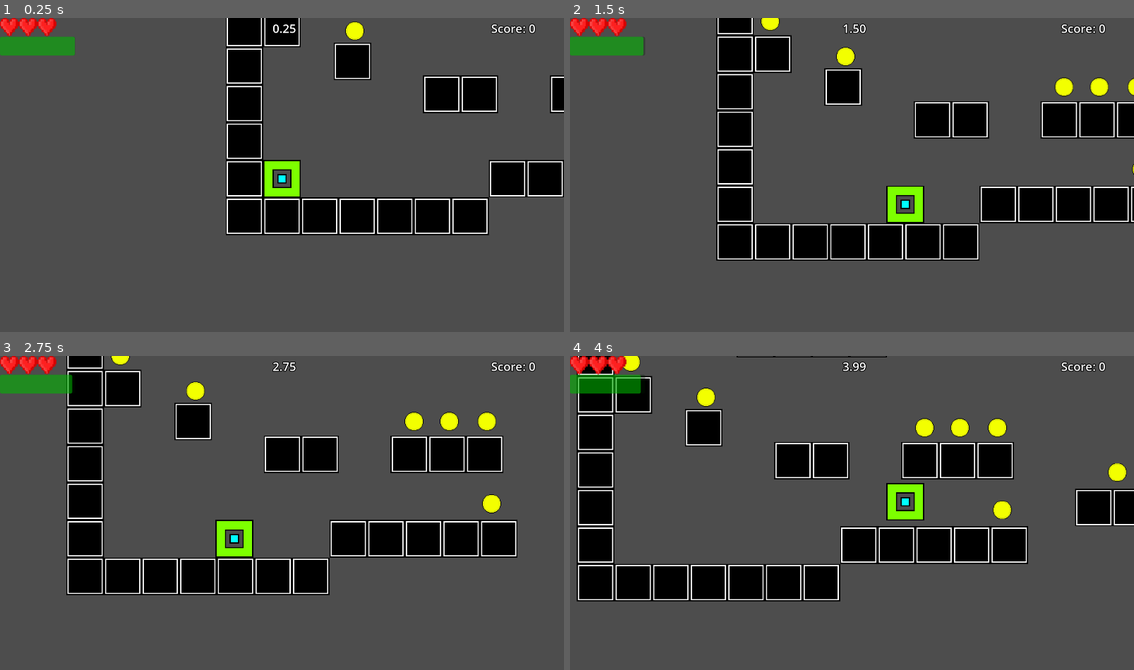
Above: before the commit, frames 1-4 (two rows, left to right).
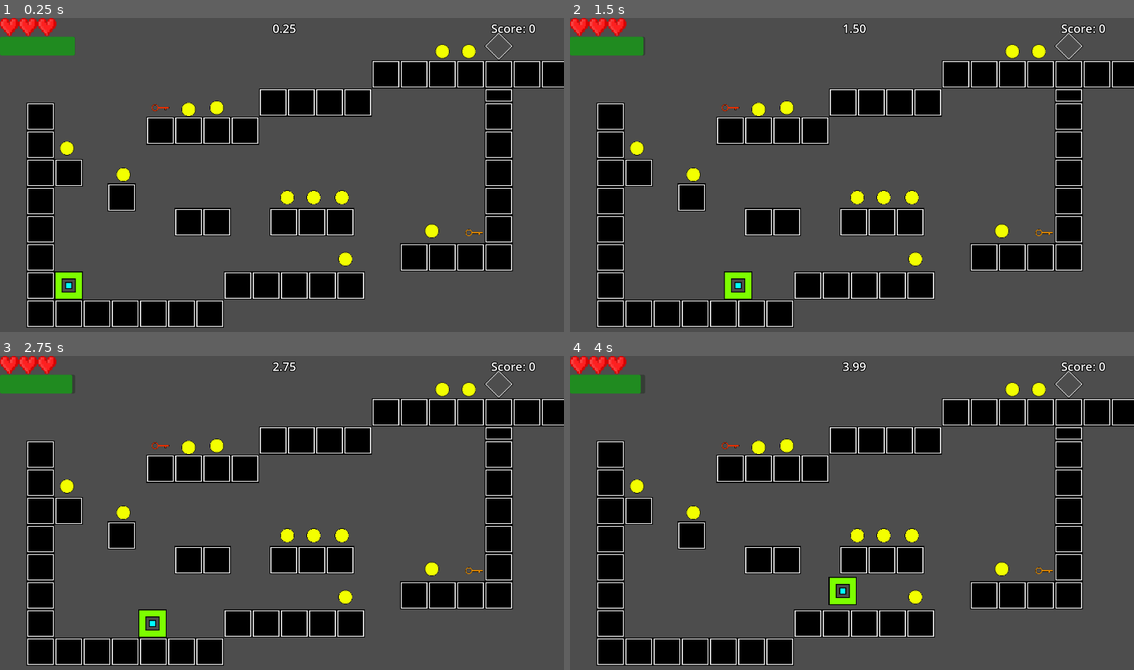
Above: after the commit, the same moments.

Repository: DavidWu531/Mystery-Odyssey
Game: Godot game, scene res://Scenes/main.tscn
Two runs of this game, one before a commit and one after it. Both use one fixed random seed, a clock stepped at 60 frames per second and the inputs below.
Inputs:
- Up to frame 1 (0.25 s): no input
- Up to frame 2 (1.5 s): hold D (Right) from 0.53 s (still down); tap S (FastDrop) at 0.6, 1.35 s; tap Space (Jump) at 0.77 s
- Up to frame 3 (2.75 s): tap Space (Jump) at 1.52 s; release D (Right) at 2.03 s; hold A (Left) from 2.03 s (still down); tap S (FastDrop) at 2.1 s
- Up to frame 4 (4 s): release A (Left) at 2.78 s; hold D (Right) from 2.78 s (still down); tap S (FastDrop) at 2.85, 3.6 s; tap Space (Jump) at 3.02, 3.77 s

The runs differ from the first frame. In frame 1, 33% of the frame differs, in the area x 4-100%, y 0-99%; in frame 2, 36%; in frame 3, 38%; in frame 4, 38%.

Commit message:
More Layout Testing

Diff:
--- /dev/null
+++ b/Scenes/keypad.tscn
@@ -0,0 +1,62 @@
+[gd_scene load_steps=4 format=3 uid="uid://vew2qflxffd1"]
+
+[ext_resource type="Script" path="res://Scripts/Keypad.gd" id="1_eqr8m"]
+
+[sub_resource type="LabelSettings" id="LabelSettings_v0myw"]
+font_size = 40
+outline_size = 10
+outline_color = Color(0, 0, 0, 1)
+
+[sub_resource type="LabelSettings" id="LabelSettings_8xcl6"]
+font_size = 38
+outline_size = 10
+outline_color = Color(0, 0, 0, 1)
+
+[node name="Keypad" type="Control"]
+layout_mode = 3
+anchors_preset = 15
+anchor_right = 1.0
+anchor_bottom = 1.0
+grow_horizontal = 2
+grow_vertical = 2
+script = ExtResource("1_eqr8m")
+
+[node name="ColorRect" type="ColorRect" parent="."]
+layout_mode = 0
+offset_left = 552.0
+offset_top = 128.0
+offset_right = 856.0
+offset_bottom = 384.0
+color = Color(0.619608, 0.568627, 0, 1)
+
+[node name="Summary" type="Label" parent="."]
+layout_mode = 0
+offset_left = 592.0
+offset_top = 128.0
+offset_right = 816.0
+offset_bottom = 192.0
+text = "Enter Code"
+label_settings = SubResource("LabelSettings_v0myw")
+horizontal_alignment = 1
+vertical_alignment = 1
+
+[node name="Text" type="LineEdit" parent="."]
+layout_mode = 0
+offset_left = 560.0
+offset_top = 208.0
+offset_right = 848.0
+offset_bottom = 239.0
+placeholder_text = "Enter Code Here"
+
+[node name="Result" type="Label" parent="."]
+layout_mode = 0
+offset_left = 552.0
+offset_top = 256.0
+offset_right = 856.0
+offset_bottom = 320.0
+text = "Access Denied!"
+label_settings = SubResource("LabelSettings_8xcl6")
+horizontal_alignment = 1
+vertical_alignment = 1
+
+[connection signal="text_submitted" from="Text" to="." method="_on_text_text_submitted"]
--- a/Scenes/main.tscn
+++ b/Scenes/main.tscn
@@ -71,8 +71,8 @@
 [node name="GameManager" parent="." instance=ExtResource("4_kf2re")]
 
 [node name="SceneCamera" type="Camera2D" parent="."]
-position = Vector2(96, -267)
-enabled = false
+position = Vector2(976, -616)
+zoom = Vector2(0.75, 0.75)
 position_smoothing_enabled = true
 drag_horizontal_enabled = true
 drag_vertical_enabled = true
--- a/Scenes/player.tscn
+++ b/Scenes/player.tscn
@@ -40,6 +40,7 @@
 shape = SubResource("RectangleShape2D_ic70q")
 
 [node name="Camera2D" type="Camera2D" parent="."]
+enabled = false
 position_smoothing_enabled = true
 drag_horizontal_enabled = true
 drag_vertical_enabled = true
--- a/Scenes/section_grass.tscn
+++ b/Scenes/section_grass.tscn
@@ -45,15 +45,16 @@
 [node name="Platforms" type="TileMap" parent="."]
 tile_set = ExtResource("1_f3bp0")
 format = 2
-layer_0/tile_data = PackedInt32Array(0, 0, 0, 65528, 0, 0, - …(671 unchanged characters)… 54, 0, 0, -2621440, 0, 0, -2162673, 0, 0)
+layer_0/tile_data = PackedInt32Array(0, 0, 0, 65528, 0, 0, - …(671 unchanged characters)… 54, 0, 0, -2621440, 0, 0, -2162673, 0, 0, -4456318, 0, 0, -4456310, 0, 0, -4456302, 0, 0, -4980574, 0, 0, -4980566, 0, 0, -4980558, 0, 0, -4980550, 0, 0, -4980542, 0, 0, -4980534, 0, 0, -7077726, 0, 0, -7602014, 0, 0, -7602006, 0, 0, -7601998, 0, 0, -7601990, 0, 0, -7601982, 0, 0, -7601966, 0, 0, -7077678, 0, 0, -6553390, 0, 0, -6029102, 0, 0, -5504814, 0, 0, -7601974, 0, 0, -4980526, 0, 0, -3931966, 0, 0, -3931958, 0, 0, -3407654, 0, 0, -3407646, 0, 0, -3407638, 0, 0, -3407630, 0, 0, -3931974, 0, 0, -7601958, 0, 0, -7601950, 0, 0, -7601942, 0, 0, -7601934, 0, 0, -7601926, 0, 0, -7601918, 0, 0)
 
 [node name="Obstacles" type="TileMap" parent="."]
 tile_set = ExtResource("2_tgpft")
 format = 2
+layer_0/tile_data = PackedInt32Array(-5373758, 1, 0, -5373750, 1, 0, -5373766, 1, 0, -3931918, 0, 0, -7077630, 0, 805306368, -6553438, 0, 805306368)
 
 [node name="Coins" type="Node2D" parent="."]
 
-[node name="CoinI" type="Area2D" parent="Coins"]
+[node name="CoinI" type="Area2D" parent="Coins" groups=["SectionsICoins"]]
 position = Vector2(1264, -240)
 script = ExtResource("3_unk3e")
 metadata/_edit_group_ = true
@@ -64,7 +65,7 @@
 [node name="CollisionShape2D" type="CollisionShape2D" parent="Coins/CoinI"]
 shape = SubResource("CircleShape2D_8nprj")
 
-[node name="CoinII" type="Area2D" parent="Coins"]
+[node name="CoinII" type="Area2D" parent="Coins" groups=["SectionsICoins"]]
 position = Vector2(1000, -520)
 script = ExtResource("3_unk3e")
 metadata/_edit_group_ = true
@@ -75,7 +76,7 @@
 [node name="CollisionShape2D" type="CollisionShape2D" parent="Coins/CoinII"]
 shape = SubResource("CircleShape2D_8nprj")
 
-[node name="CoinIII" type="Area2D" parent="Coins"]
+[node name="CoinIII" type="Area2D" parent="Coins" groups=["SectionsICoins"]]
 position = Vector2(256, -624)
 script = ExtResource("3_unk3e")
 metadata/_edit_group_ = true
@@ -86,7 +87,7 @@
 [node name="CollisionShape2D" type="CollisionShape2D" parent="Coins/CoinIII"]
 shape = SubResource("CircleShape2D_8nprj")
 
-[node name="CoinIV" type="Area2D" parent="Coins"]
+[node name="CoinIV" type="Area2D" parent="Coins" groups=["SectionsICoins"]]
 position = Vector2(1120, -520)
 script = ExtResource("3_unk3e")
 metadata/_edit_group_ = true
@@ -97,7 +98,7 @@
 [node name="CollisionShape2D" type="CollisionShape2D" parent="Coins/CoinIV"]
 shape = SubResource("CircleShape2D_8nprj")
 
-[node name="CoinV" type="Area2D" parent="Coins"]
+[node name="CoinV" type="Area2D" parent="Coins" groups=["SectionsICoins"]]
 position = Vector2(1248, -520)
 script = ExtResource("3_unk3e")
 metadata/_edit_group_ = true
@@ -108,7 +109,7 @@
 [node name="CollisionShape2D" type="CollisionShape2D" parent="Coins/CoinV"]
 shape = SubResource("CircleShape2D_8nprj")
 
-[node name="CoinVI" type="Area2D" parent="Coins"]
+[node name="CoinVI" type="Area2D" parent="Coins" groups=["SectionsICoins"]]
 position = Vector2(1656, -368)
 script = ExtResource("3_unk3e")
 metadata/_edit_group_ = true
@@ -119,7 +120,7 @@
 [node name="CollisionShape2D" type="CollisionShape2D" parent="Coins/CoinVI"]
 shape = SubResource("CircleShape2D_8nprj")
 
-[node name="CoinVII" type="Area2D" parent="Coins"]
+[node name="CoinVII" type="Area2D" parent="Coins" groups=["SectionsICoins"]]
 position = Vector2(0, -744)
 script = ExtResource("3_unk3e")
 metadata/_edit_group_ = true
@@ -130,7 +131,7 @@
 [node name="CollisionShape2D" type="CollisionShape2D" parent="Coins/CoinVII"]
 shape = SubResource("CircleShape2D_8nprj")
 
-[node name="CoinVIII" type="Area2D" parent="Coins"]
+[node name="CoinVIII" type="Area2D" parent="Coins" groups=["SectionsICoins"]]
 position = Vector2(552, -920)
 script = ExtResource("3_unk3e")
 metadata/_edit_group_ = true
@@ -141,7 +142,7 @@
 [node name="CollisionShape2D" type="CollisionShape2D" parent="Coins/CoinVIII"]
 shape = SubResource("CircleShape2D_8nprj")
 
-[node name="CoinIX" type="Area2D" parent="Coins"]
+[node name="CoinIX" type="Area2D" parent="Coins" groups=["SectionsICoins"]]
 position = Vector2(680, -928)
 script = ExtResource("3_unk3e")
 metadata/_edit_group_ = true
@@ -152,7 +153,7 @@
 [node name="CollisionShape2D" type="CollisionShape2D" parent="Coins/CoinIX"]
 shape = SubResource("CircleShape2D_8nprj")
 
-[node name="CoinX" type="Area2D" parent="Coins"]
+[node name="CoinX" type="Area2D" parent="Coins" groups=["SectionsICoins"]]
 position = Vector2(1824, -1184)
 script = ExtResource("3_unk3e")
 metadata/_edit_group_ = true
@@ -163,7 +164,7 @@
 [node name="CollisionShape2D" type="CollisionShape2D" parent="Coins/CoinX"]
 shape = SubResource("CircleShape2D_8nprj")
 
-[node name="CoinXI" type="Area2D" parent="Coins"]
+[node name="CoinXI" type="Area2D" parent="Coins" groups=["SectionsICoins"]]
 position = Vector2(1704, -1184)
 script = ExtResource("3_unk3e")
 metadata/_edit_group_ = true
--- a/Scripts/Checkpoint.gd
+++ b/Scripts/Checkpoint.gd
@@ -1,15 +1,10 @@
 extends Area2D
 
-
-# Called when the node enters the scene tree for the first time.
 func _ready():
-	pass # Replace with function body.
-
-
-# Called every frame. 'delta' is the elapsed time since the previous frame.
-func _process(delta):
 	pass
 
+func _process(_delta):
+	pass
 
 func _on_body_entered(body):
 	if "Player" in body.name:
--- a/Scripts/Coins.gd
+++ b/Scripts/Coins.gd
@@ -10,7 +10,7 @@
 	SignalBus.player_died.connect(player_died)
 
 # Called every frame. 'delta' is the elapsed time since the previous frame.
-func _process(delta):
+func _process(_delta):
 	pass
 
 func player_died():
--- a/Scripts/GameManager.gd
+++ b/Scripts/GameManager.gd
@@ -3,7 +3,7 @@
 var time_elapsed = 0.00
 
 func _process(delta):
-	$Score.text = str("Score: " + str(Global.score))
+	$Score.text = "Score: " + str(Global.score)
 
 	$PlayerHealth.size = Vector2(Global.player_health * 38, 32)
 
--- /dev/null
+++ b/Scripts/Keypad.gd
@@ -0,0 +1,22 @@
+extends Control
+
+var codes = ["8192", "5655", "3087"]
+
+# Called when the node enters the scene tree for the first time.
+func _ready():
+	pass
+
+# Called every frame. 'delta' is the elapsed time since the previous frame.
+func _process(delta):
+	if Input.is_action_just_pressed("ui_cancel"):
+		$Text.focus_mode = FOCUS_NONE
+		$Text.focus_mode = FOCUS_ALL
+
+
+func _on_text_text_submitted(new_text):
+	if new_text in codes:
+		$Result.text = "Access Granted!"
+	else:
+		$Result.text = "Access Denied!"
+
+	$Text.clear()
--- a/Scripts/Player.gd
+++ b/Scripts/Player.gd
@@ -61,12 +61,13 @@
 
 	move_and_slide()
 
-func _process(delta):
-	if position.y > 1000:
+func _process(_delta):
+	if position.y > 10000 or position.y < -10000:
 		Global.player_health -= 1
+		gravity = 980.0
+		velocity = Vector2(0,0)
 		if Global.player_health <= 0:
 			position = respawn_pos
-			gravity = 980.0
 			Global.player_health = 3
 			SignalBus.player_died.emit()
 		elif Global.player_health >= 1:
@@ -76,9 +77,10 @@
 		var collision = get_slide_collision(i)
 		if "Obstacles" in collision.get_collider().name:
 			Global.player_health -= 1
+			gravity = 980.0
+			velocity = Vector2(0,0)
 			if Global.player_health <= 0:
 				position = respawn_pos
-				gravity = 980.0
 				take_damage_respos = respawn_pos
 				Global.player_health = 3
 				SignalBus.player_died.emit()
--- a/Scripts/SignalBus.gd
+++ b/Scripts/SignalBus.gd
@@ -1,11 +1,9 @@
 extends Node
 
 signal player_died
-# Called when the node enters the scene tree for the first time.
+
 func _ready():
-	pass # Replace with function body.
+	pass
 
-
-# Called every frame. 'delta' is the elapsed time since the previous frame.
-func _process(delta):
+func _process(_delta):
 	pass
